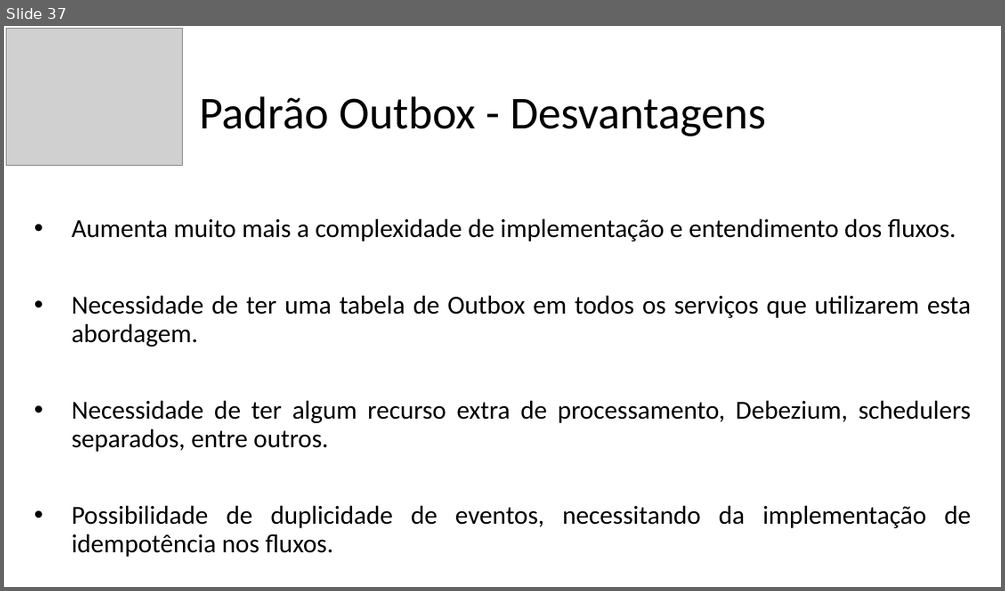
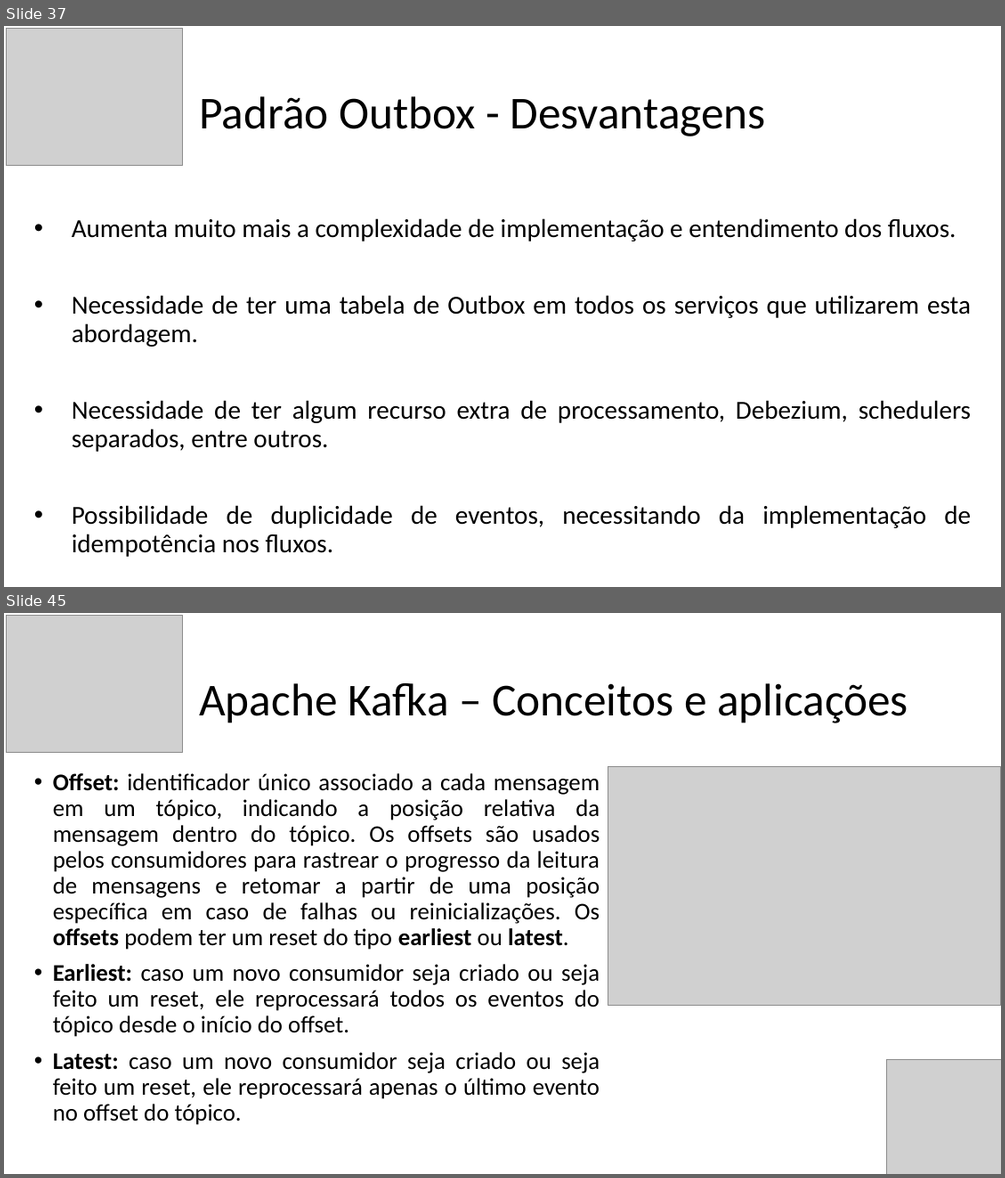
Before and after one commit to vhnegrisoli/curso-udemy-microsservicos-padrao-saga-orquestrado, a slide deck: Conteúdos/Apresentação - Saga.pptx. Shown one above the other, each under a label of ours: slide 37 before the commit, slides 37 and 45 after it; the slides between them are not shown. The pictures are 1005x591 and 1005x1178 pixels, drawn with LibreOffice and Linux fonts; fonts in the diff are those of the drawing; grey boxes stand for pictures. Boxes give left, top, right and bottom in pixels: in the first picture for what was removed or moved away, otherwise in the second. Text is boxed around its words. In the diff, an @@ line names an element or a change of style, - is before the commit and + after.

Commit message:
Adiciona conteúdos sobre Kafka nos slides

```diff
--- a/Conteúdos/Apresentação - Saga.pptx
+++ b/Conteúdos/Apresentação - Saga.pptx
@@ slide 45 added at <box>4,613,1001,1174</box>, background #FFFFFF @@
@@ picture added at <box>7,615,183,752</box> @@
@@ text added at <box>199,683,908,723</box>, 44 pt, text #000000 @@
+Apache Kafka – Conceitos e aplicações
@@ picture added at <box>608,766,1001,1005</box> @@
@@ text added at <box>53,773,599,1125</box>, 23 pt, text #000000 @@
+• Offset: identificador único associado a cada mensagem em um tópico, indicando a posição relativa da mensagem dentro do tópico. Os offsets são usados pelos consumidores para rastrear o progresso da leitura de mensagens e retomar a partir de uma posição específica em caso de falhas ou reinicializações. Os offsets podem ter um reset do tipo earliest ou latest.
+• Earliest: caso um novo consumidor seja criado ou seja feito um reset, ele reprocessará todos os eventos do tópico desde o início do offset.
+• Latest: caso um novo consumidor seja criado ou seja feito um reset, ele reprocessará apenas o último evento no offset do tópico.
@@ picture added at <box>886,1060,1001,1174</box> @@
```
Also in this commit, not shown: 2 slides changed, 15 other slides added, 1 slide removed.
